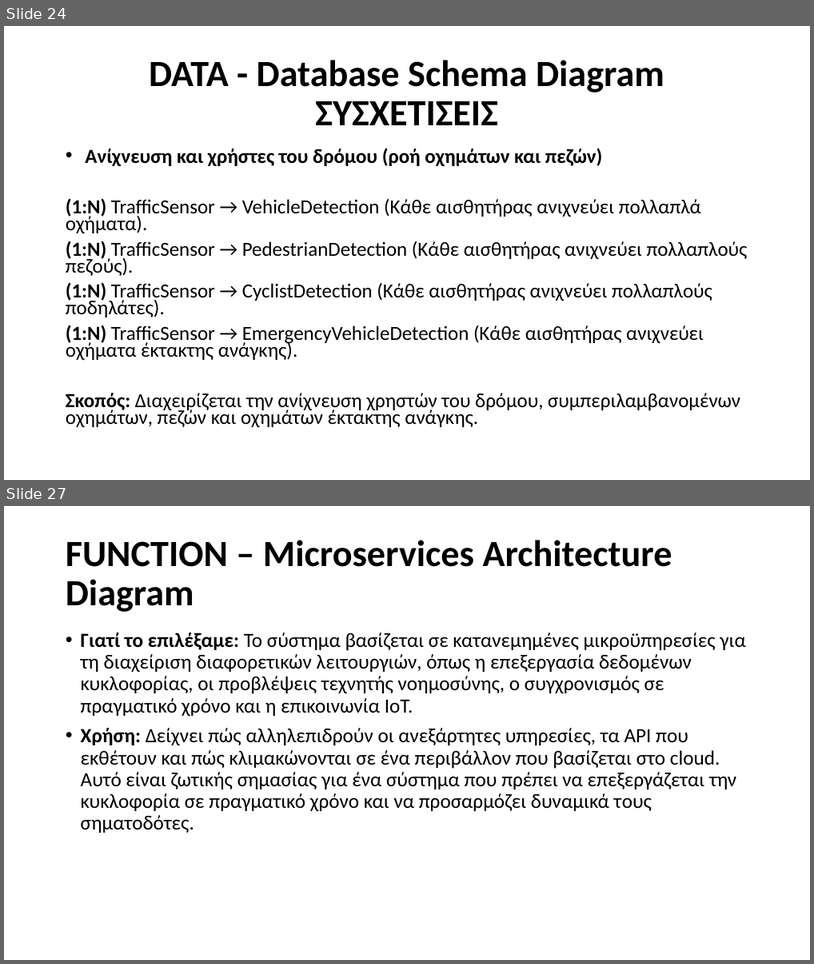
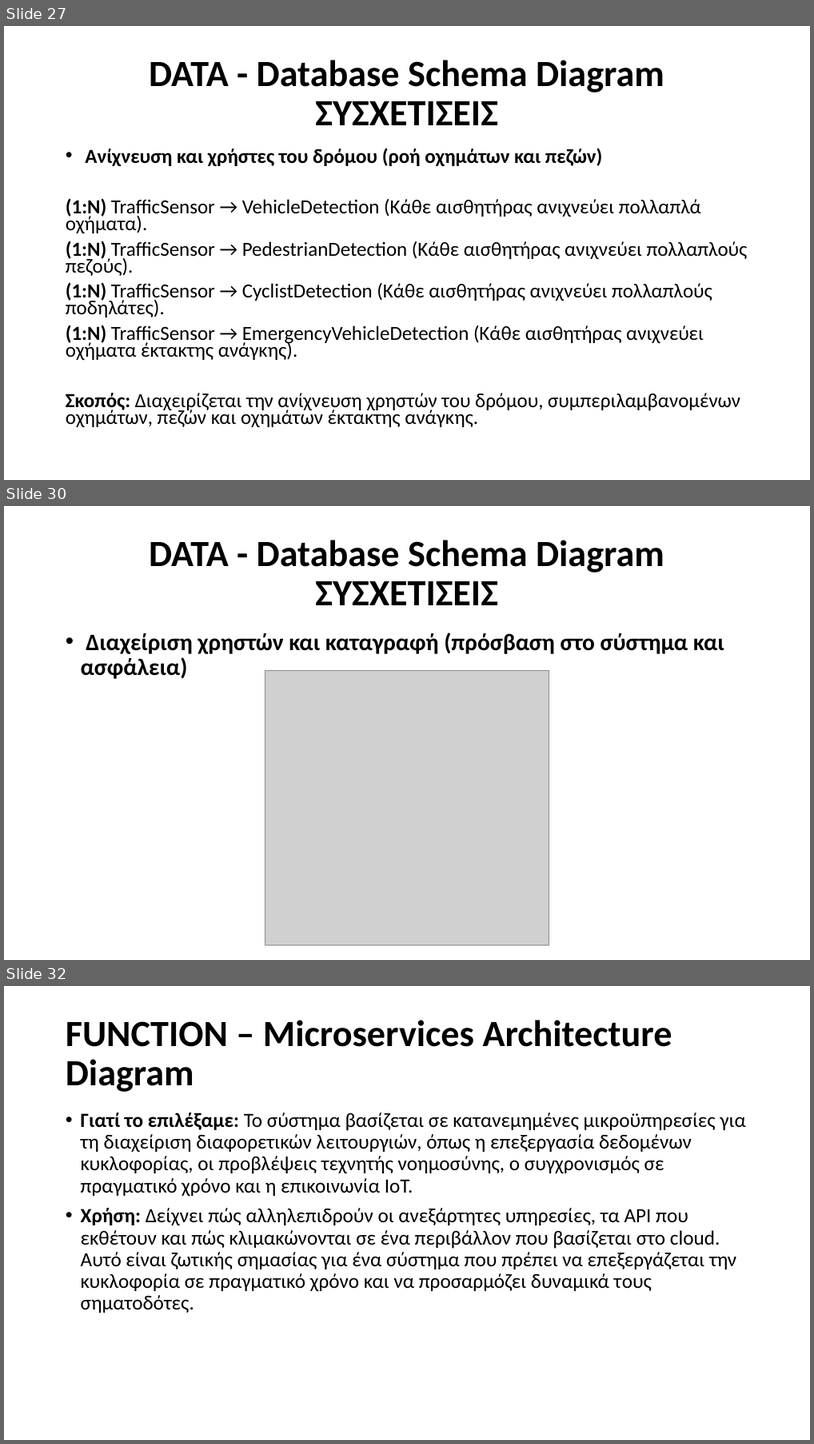
Before and after one commit to Ath21/STL_Drive, a slide deck: Presentation.pptx. Shown one above the other, each under a label of ours: slides 24 and 27 before the commit, slides 27, 30 and 32 after it; the slides between them are not shown. The pictures are 814x964 and 814x1444 pixels, drawn with LibreOffice and Linux fonts; fonts in the diff are those of the drawing; grey boxes stand for pictures. Boxes give left, top, right and bottom in pixels: in the first picture for what was removed or moved away, otherwise in the second. Text is boxed around its words. In the diff, an @@ line names an element or a change of style, - is before the commit and + after.

```diff
--- a/Presentation.pptx
+++ b/Presentation.pptx
@@ slide 30 added at (4,506,810,960), background #FFFFFF @@
@@ title added at (149,540,665,605), 44 pt, text #000000, bold @@
+DATA - Database Schema Diagram
+ΣΥΣΧΕΤΙΣΕΙΣ
@@ text added at (81,632,725,679), 28 pt, text #000000, bold @@
+• Διαχείριση χρηστών και καταγραφή (πρόσβαση στο σύστημα και ασφάλεια)
@@ picture added at (266,671,549,944) @@
@@ what was slide 24 is now slide 27 @@
@@ what was slide 27 is now slide 32 @@
```
Also in this commit, not shown: 4 slides changed, 4 other slides added, 6 other files.
